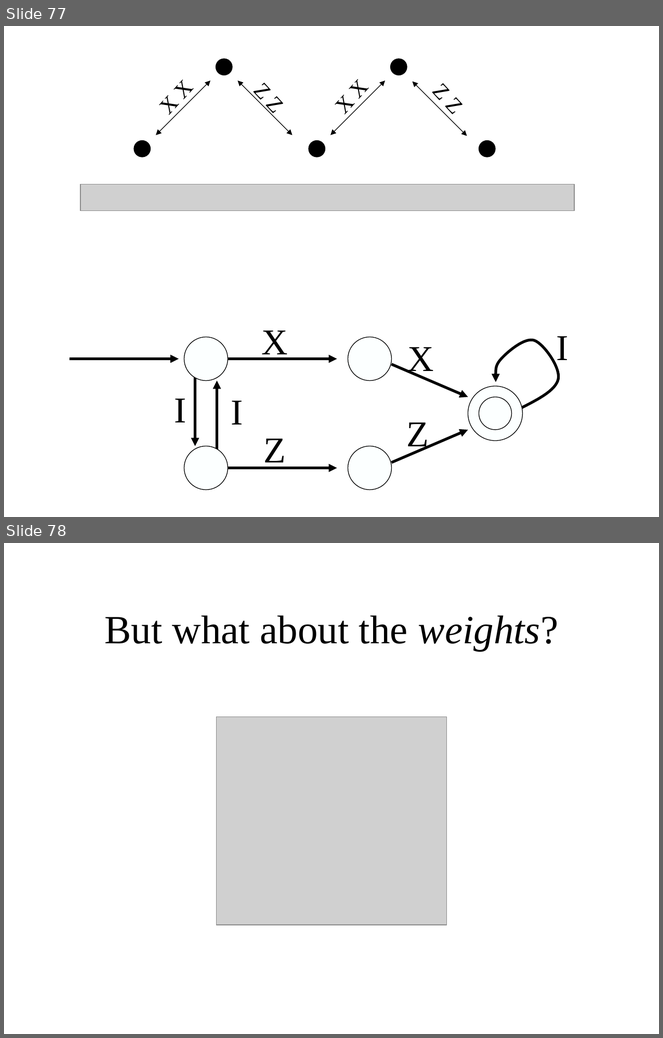
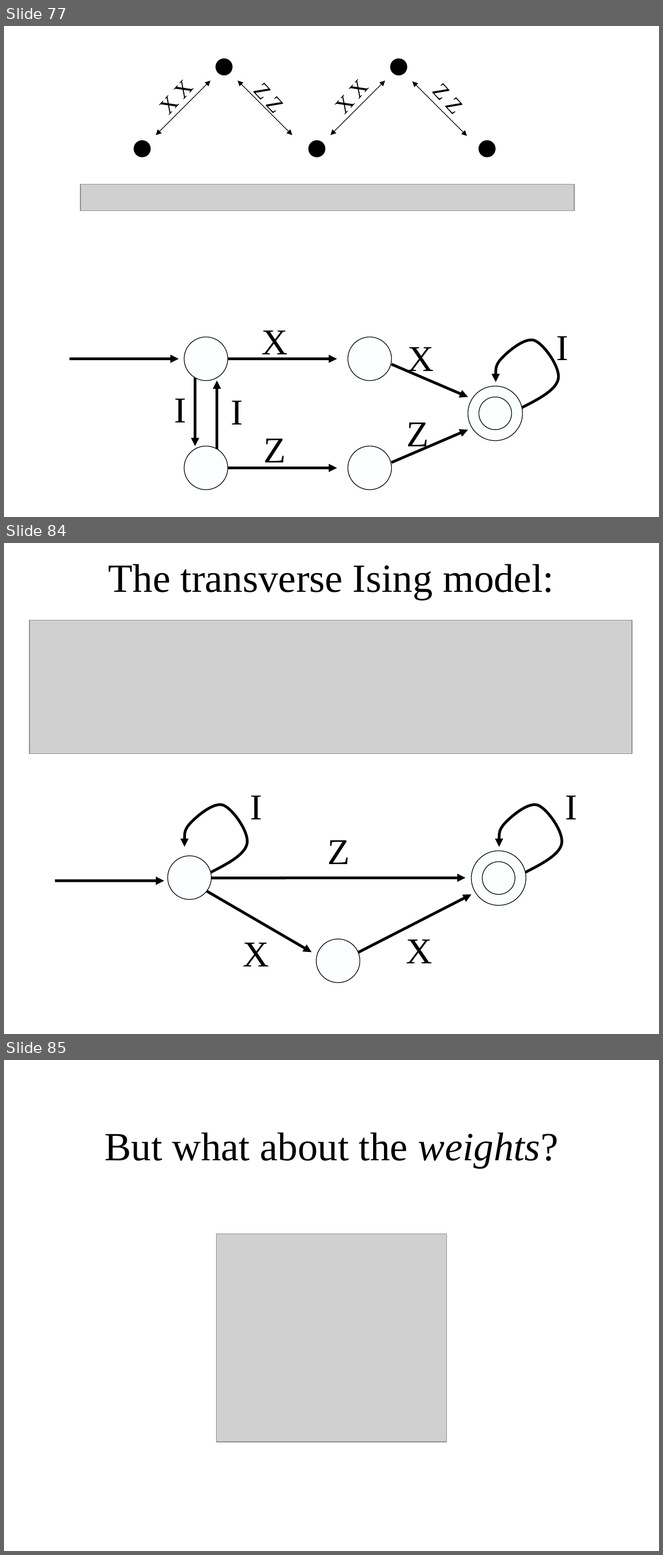
Before and after one commit to gcross/QC-Talks, a slide deck: GeneralExam/WeaponsOfMassSimulation.odp. Shown one above the other, each under a label of ours: slides 77 and 78 before the commit, slides 77, 84 and 85 after it; the slides between them are not shown. The pictures are 663x1038 and 663x1555 pixels, drawn with LibreOffice and Linux fonts; fonts in the diff are those of the drawing; grey boxes stand for pictures; background and template pictures are left out. Boxes give left, top, right and bottom in pixels: in the first picture for what was removed or moved away, otherwise in the second. Text is boxed around its words. In the diff, an @@ line names an element or a change of style, - is before the commit and + after.

```diff
--- a/GeneralExam/WeaponsOfMassSimulation.odp
+++ b/GeneralExam/WeaponsOfMassSimulation.odp
@@ slide 84 added at (4,543,659,1034), background picture (left out) @@
@@ title added at (109,564,554,600), 44 pt, text #000000 @@
+The transverse Ising model:
@@ picture added at (29,620,632,754) @@
@@ freeform shape added at (184,802,249,874), outline #000000 3 pt @@
@@ text added at (250,796,262,820), 40 pt, text #000000 @@
+I
@@ freeform shape added at (499,802,564,874), outline #000000 3 pt @@
@@ text added at (565,796,577,820), 40 pt, text #000000 @@
+I
@@ text added at (328,840,350,864), 40 pt, text #000000 @@
+Z
@@ ellipse added at (472,851,526,905), fill #FCFFFF, outline #000000 0.74 pt @@
@@ ellipse added at (168,856,211,900), fill #FCFFFF, outline #000000 0.74 pt @@
@@ ellipse added at (482,862,515,895), fill #FCFFFF, outline #000000 0.74 pt @@
@@ arrow added from (55, 881) to (164, 881), #000000 3 pt @@
@@ arrow added from (193, 883) to (312, 953), #000000 3 pt @@
@@ arrow added from (204, 878) to (465, 878), #000000 3 pt @@
@@ arrow added from (343, 961) to (472, 895), #000000 3 pt @@
@@ text added at (243,943,269,967), 40 pt, text #000000 @@
+X
@@ ellipse added at (317,939,360,983), fill #FCFFFF, outline #000000 0.74 pt @@
@@ text added at (406,940,432,964), 40 pt, text #000000 @@
+X
@@ what was slide 78 is now slide 85 @@
```
Also in this commit, not shown: 5 slides changed, 6 other slides added.
